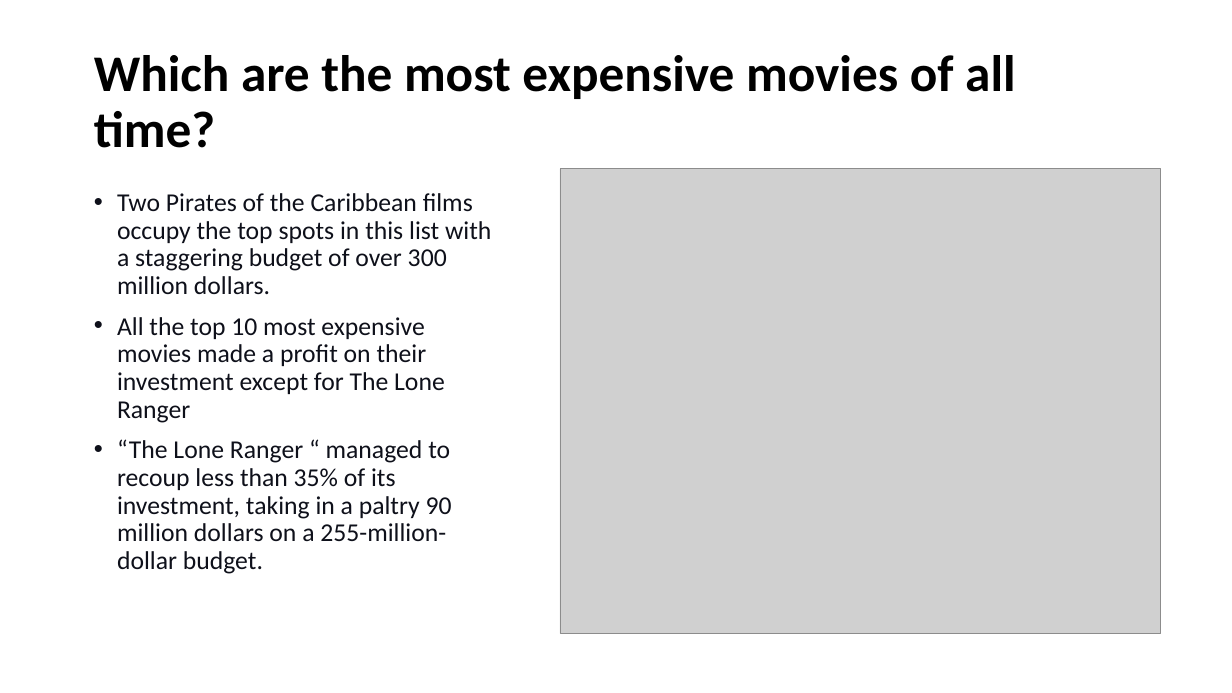
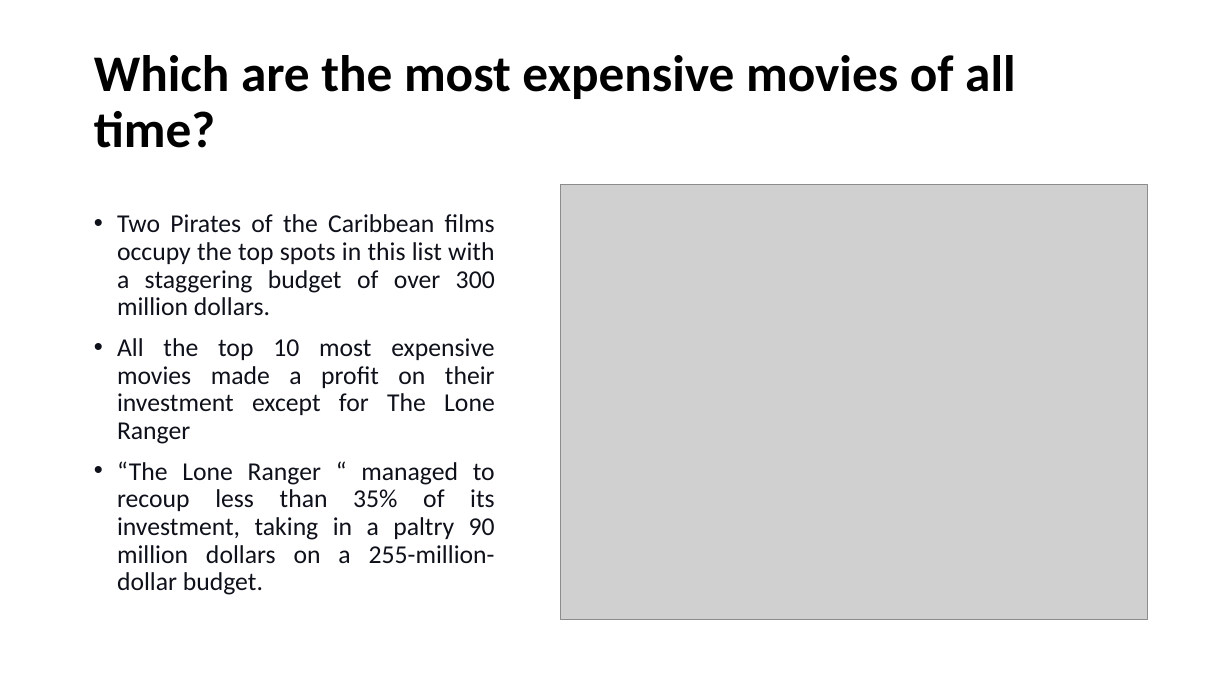
Before and after one commit to lasyabheemendra/Sprigboard-DatascienceProjects, a slide deck: slide 13 of Capstone2_Recommendation System for movies/Recommendation system.pptx. Drawn at 1232x693 pixels with LibreOffice and Linux fonts; fonts in the diff are those of the drawing; grey boxes stand for pictures. Boxes give left, top, right and bottom in pixels: in the first picture for what was removed or moved away, otherwise in the second. Text is boxed around its words. In the diff, an @@ line names an element or a change of style, - is before the commit and + after.

```diff
--- a/Capstone2_Recommendation System for movies/Recommendation system.pptx
+++ b/Capstone2_Recommendation System for movies/Recommendation system.pptx
@@ text "Two Pirates of the Caribbean ...": place and size @@
-text "Two Pirates of the Caribbean ..." at [117, 193, 491, 574]
+text "Two Pirates of the Caribbean ..." at [117, 214, 495, 595]
@@ text "Two Pirates of the Caribbean ..." at [117, 214, 495, 595]: alignment left to justified @@
@@ picture: place and size @@
-picture at [560, 169, 1161, 634]
+picture at [560, 185, 1148, 620]
```
Also in this commit, not shown: 15 other slides changed, 23 slides added, 2 slides removed.
